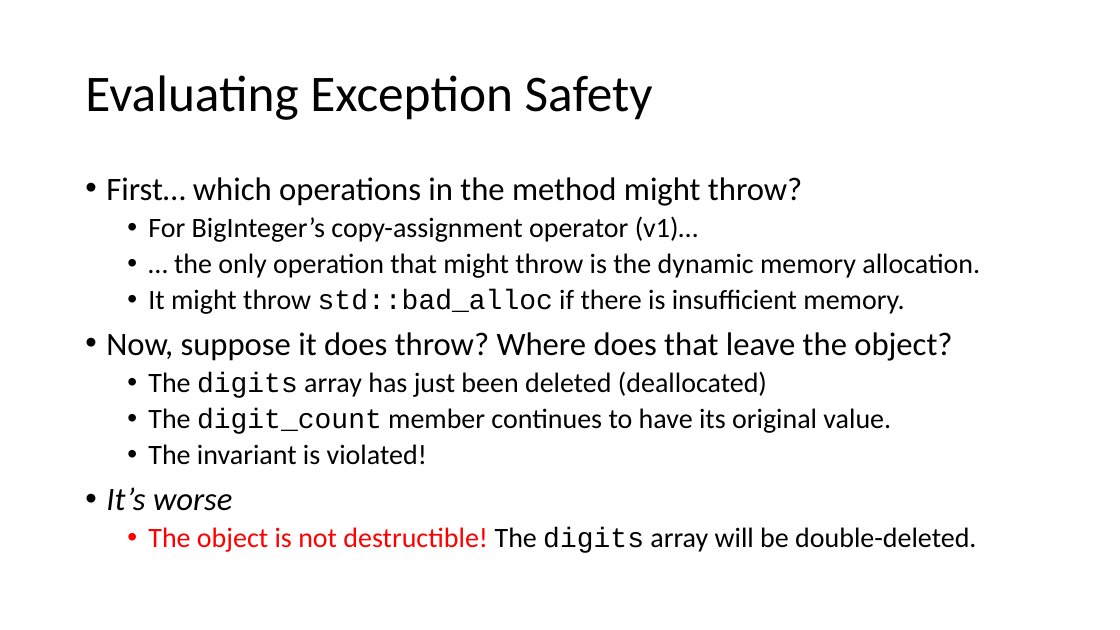
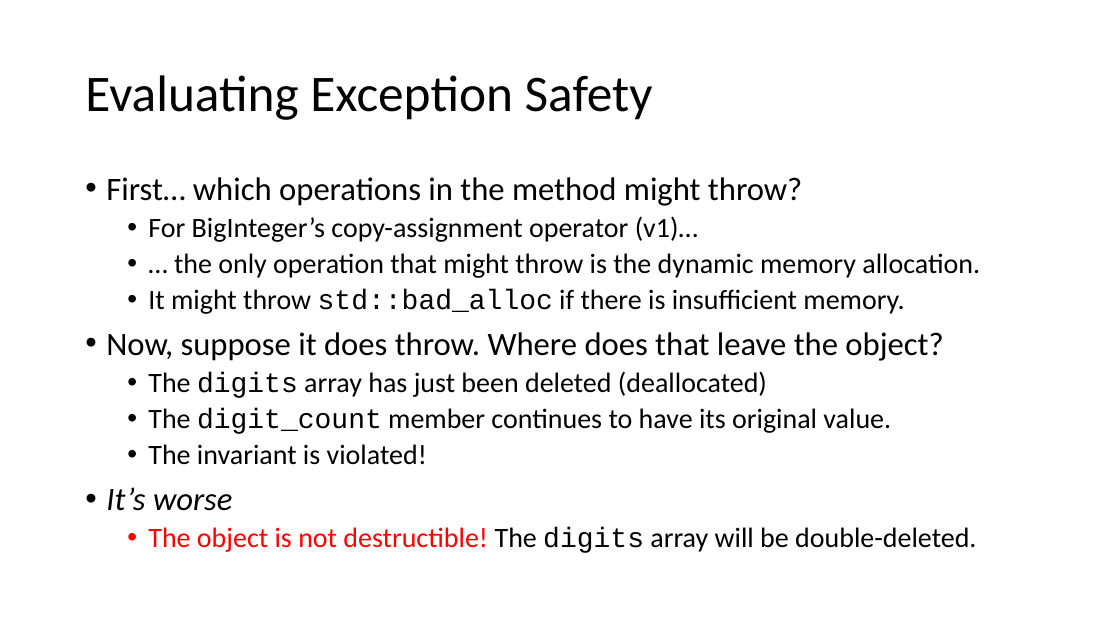
Before and after one commit to pchapin/cpp, a slide deck: slide 25 of BigInteger/doc/LifeCycle.pptx. Drawn at 1120x630 pixels with LibreOffice and Linux fonts; fonts in the diff are those of the drawing. Boxes give left, top, right and bottom in pixels: in the first picture for what was removed or moved away, otherwise in the second. Text is boxed around its words. In the diff, an @@ line names an element or a change of style, - is before the commit and + after.

```diff
--- a/BigInteger/doc/LifeCycle.pptx
+++ b/BigInteger/doc/LifeCycle.pptx
@@ text at (106,332,943,361): text changed @@
-• Now, suppose it does throw? Where does that leave the object?
+• Now, suppose it does throw. Where does that leave the object?
```
Also in this commit, not shown: 9 other slides changed, 5 other files.
